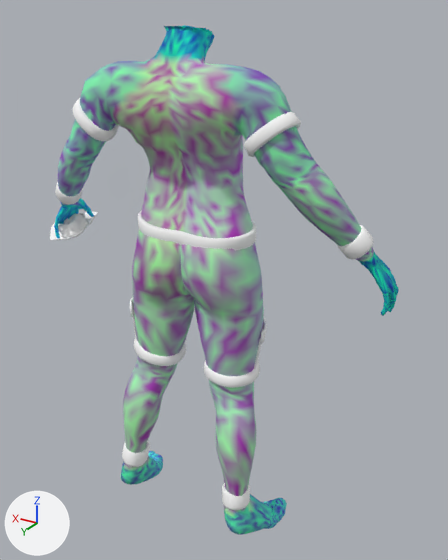
An edit to the glTF model godot-world-fracture/models/operators/bodies/civ-goliath-female.glb, drawn before and after from the same camera.
Rendered twice from a 50 mm lens placed at (-0.897, 1.32, 1.502), pointed at (-0.053, -0.087, 0.799). Every picture has the same lights, and +X, +Y and +Z are marked at lower left. The older version comes first.

The older version as bpy lines, for what is in view:
```python
me_civilian = bpy.data.meshes.new('civilian')
me_civilian.from_pydata(...)  # 9441 vertices, 18830 faces; spans x -0.552..0.558, y -0.165..0.13, z 0.006..1.476
me_civilian.materials.append(mat_civilian)
me_piece_cuffs = bpy.data.meshes.new('Piece_cuffs')
me_piece_cuffs.from_pydata(...)  # 384 vertices, 768 faces; spans x -0.496..0.5, y -0.07..0.023, z 0.965..1.049
me_piece_cuffs.materials.append(mat_civilian_001)  # white #ffffff
me_piece_shirt_collar = bpy.data.meshes.new('Piece_shirt_collar')
me_piece_shirt_collar.from_pydata(...)  # 280 vertices, 556 faces; spans x 0.4526..0.5985, y -0.1514..-0.01, z 0.8232..0.9078
me_piece_shirt_collar.materials.append(mat_civilian_001)  # white #ffffff
ob_civilian = bpy.data.objects.new('civilian', me_civilian)
ob_civilian.location = (0.0, 0.0, 0.0)
ob_piece_cuffs = bpy.data.objects.new('Piece_cuffs', me_piece_cuffs)
ob_piece_cuffs.location = (0.0, 0.0, 0.0)
ob_piece_shirt_collar = bpy.data.objects.new('Piece_shirt_collar', me_piece_shirt_collar)
ob_piece_shirt_collar.location = (0.0, 0.0, 0.0)
# also in view: 'Piece_hem' at (0.0, -0.034, 0.97); 'Piece_ankle_cuffs' at (0.008, 0.057, 0.189); 'Piece_sleeve_hems' at (0.002, 0.039, 1.248); 'Piece_shorts_hems' at (0.007, -0.023, 0.569)
```
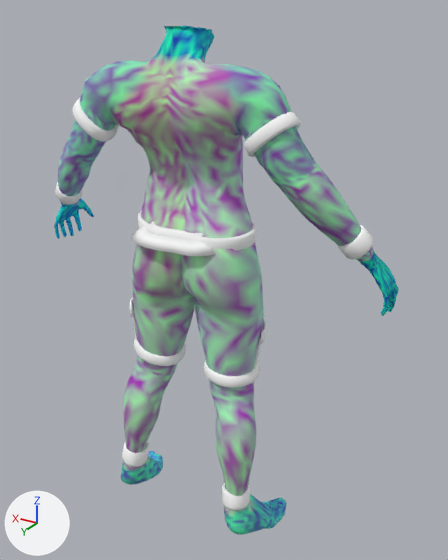
Scene script edits in JSON lines:
```json
{"block": "me_civilian", "where": "# used by ob_civilian; location = (0.0, 0.0, 0.0)"}
{"op": "remove", "block": "me_civilian", "code": "me_civilian.from_pydata(...)  # 9441 vertices, 18830 faces; spans x -0.552..0.558, y -0.165..0.13, z 0.006..1.476"}
{"op": "add", "block": "me_civilian", "code": "me_civilian.from_pydata(...)  # 9550 vertices, 19004 faces; spans x -0.552..0.558, y -0.165..0.13, z 0.006..1.476"}
{"block": "me_civilian", "change": "me_civilian part 1: 18208 kept faces spanning x -0.552..0.558, y -0.165..0.13, z 0.006..1.476 get new vertex colours"}
{"block": "me_civilian", "change": "edits to the shape of me_civilian do not show in these pictures"}
{"block": "me_piece_shirt_collar", "where": "# used by ob_piece_shirt_collar; location = (0.0, 0.0, 0.0)"}
{"op": "remove", "block": "me_piece_shirt_collar", "code": "me_piece_shirt_collar.from_pydata(...)  # 280 vertices, 556 faces; spans x 0.4526..0.5985, y -0.1514..-0.01, z 0.8232..0.9078"}
{"op": "add", "block": "me_piece_shirt_collar", "code": "me_piece_shirt_collar.from_pydata(...)  # 280 vertices, 556 faces; spans x -0.1567..0.148, y -0.1338..0.144, z 0.9315..0.9801"}
{"block": "me_piece_shirt_collar", "change": "me_piece_shirt_collar part 2: 280 of 280 vertices moved; they spanned x 0.4526..0.5985, y -0.1514..-0.01, z 0.8232..0.9078 and now span x -0.1567..0.148, y -0.1338..0.144, z 0.9315..0.9801; mean shift (-0.5305, 0.1085, 0.0967)"}
```

Boxes (x1, y1, x2, y2) around the edits, measured in the pictures (448 x 560 px):
```json
{"object": "Piece_shirt_collar", "change": "reshaped", "before": [50, 212, 98, 240], "after": [131, 227, 216, 256]}
{"part": 1, "of": "me_civilian", "change": "recoloured", "before": [54, 26, 399, 535], "after": [54, 26, 399, 535]}
```
